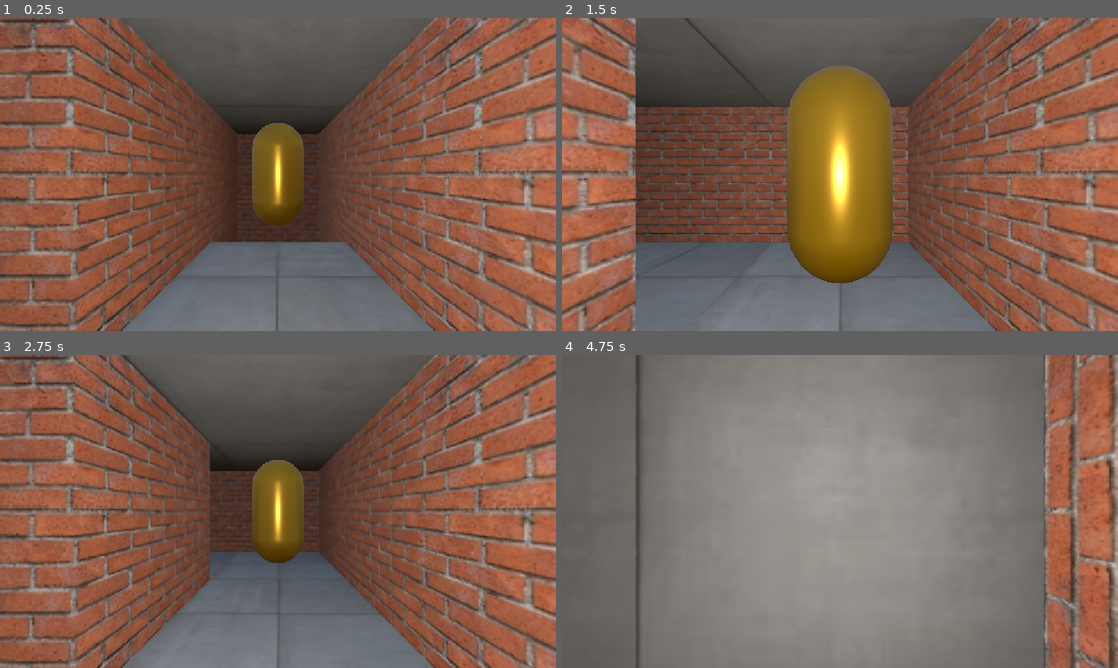
Above: before the commit, frames 1-4 (two rows, left to right).
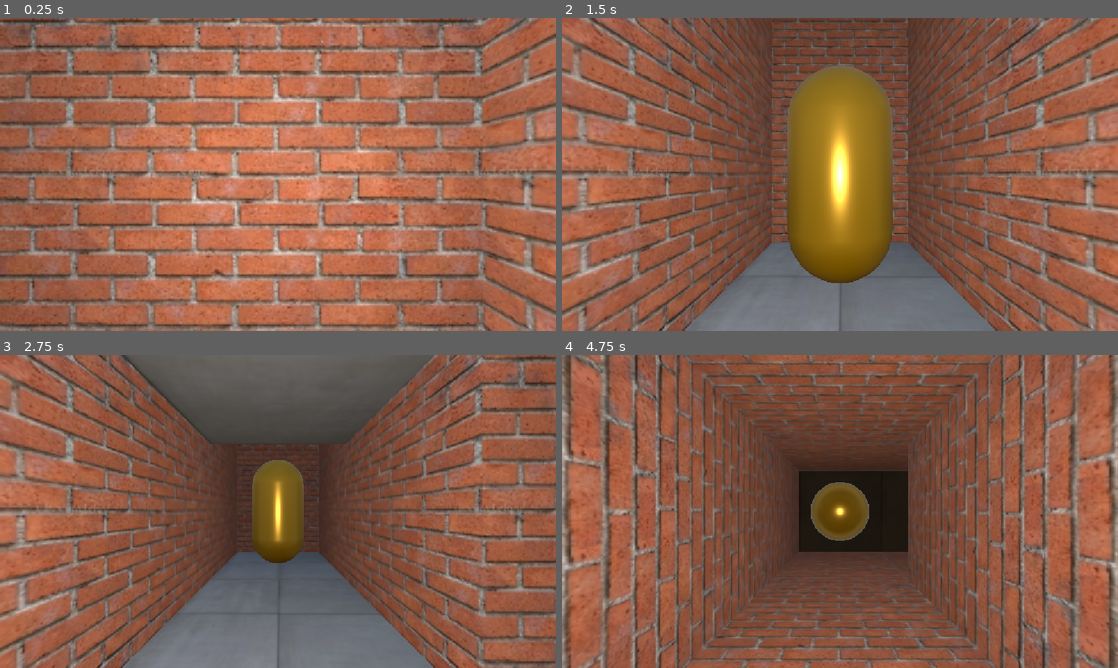
Above: after the commit, the same moments.

Repository: coopermeade-hash/Wall-Crawler
Game: Godot game, scene res://Scenes/game.tscn
The game is run twice, just before and just after one commit, with the same random seed, the same clock (stepped at 60 frames per second) and the same inputs.
Inputs:
- Up to frame 1 (0.25 s): no input
- Up to frame 2 (1.5 s): tap Enter at 0.5 s; hold Right (turn_right) 0.53-1.28 s; hold Space (attack) 0.53-1.28 s; hold Down (move_backward) from 1.28 s (still down); tap Z (wall_crawl) at 1.35 s
- Up to frame 3 (2.75 s): tap Enter at 2 s; release Down (move_backward) at 2.03 s; hold Right (turn_right) from 2.03 s (still down); hold Space (attack) from 2.03 s (still down)
- Up to frame 4 (4.75 s): release Right (turn_right) at 2.78 s; release Space (attack) at 2.78 s; hold Up (move_forward) 2.78-3.53 s; tap Z (wall_crawl) at 2.85, 4.35 s; tap Enter at 3.5 s; hold Space (attack) 3.53-4.28 s; hold Left (turn_left) from 3.53 s (still down)

The runs differ from the first frame. In frame 1, 62% of the frame differs, in the area x 13-87%, y 0-100%; in frame 2, 24%; in frame 3, 16%; in frame 4, 83%, in the area x 0-87%, y 0-100%.

Commit message:
Update world_gen.gd

Diff:
--- a/wall-crawler/Scenes/Map/WorldGen/world_gen.gd
+++ b/wall-crawler/Scenes/Map/WorldGen/world_gen.gd
@@ -14,6 +14,8 @@
 var HEIGHT = 32
 var LENGTH = 32
 
+var MERGE_CHANCE = 0.1
+
 #The six cardinal directions of 3D space.
 const DIRS = [Vector3.LEFT, Vector3.RIGHT, Vector3.UP, Vector3.DOWN, Vector3.FORWARD, Vector3.BACK]
 
@@ -25,11 +27,12 @@
 var dead_ends = []
 var maze_cells = []
 
-func _init(width : int, height : int, length : int, seed = randi()) -> void:
+func _init(width : int, height : int, length : int, seed = randi(), merge_chance = 0.1) -> void:
 	seed(seed)
 	WIDTH = width
 	HEIGHT = height
 	LENGTH = length
+	MERGE_CHANCE = merge_chance
 
 
 #Create a maze. walker_LENGTH is how long each walker will walk if it doesn't hit anything
@@ -85,8 +88,9 @@
 
 			#if the dirs are empty, die, and start a new walker.
 			if dirs.is_empty() or i == walker_LENGTH - 1:
-				#We also add the dead end to a list of dead ends
+				#We also add the dead end to a list of dead ends, and maze_cells
 				dead_ends.append(current_cell)
+				maze_cells.append(current_cell)
 				break
 
 			#Pick a random selected direction
@@ -99,5 +103,29 @@
 				cells[current_cell.x][current_cell.y][current_cell.z] = HALLWAY_ID
 
 			maze_cells.append(current_cell)
+
+	#Look at each dead end, and see possible path merging candidates.
+	for dead_end in dead_ends:
+		#Check each direction, if it is in bounds and is looking at a maze_cell
+		var merge_directions = []
+		for dir in DIRS:
+			var test_cell = dead_end + dir * 2
+			if is_out_of_bounds(test_cell) or not maze_cells.has(test_cell):
+					continue
+			merge_directions.append(dir)
+
+		#if the
+		for merge_dir in merge_directions:
+			var random_chance = randf()
+
+			if random_chance > MERGE_CHANCE:
+				continue
+
+			var point = dead_end
+			for l in 2:
+				cells[point.x][point.y][point.z] = HALLWAY_ID
+				point += merge_dir
+
+
 	#Return the finished map.
 	return cells
